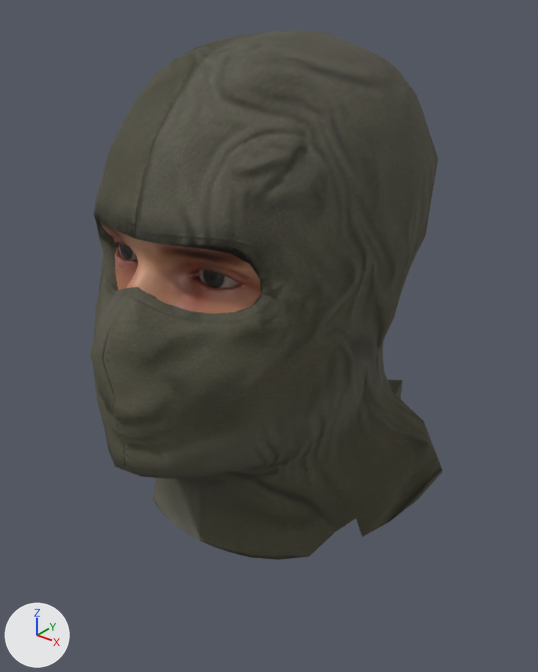
The glTF model public/assets/characters/wear/balaclava_3.glb: old version first, new version second.
Before and after are seen from a 50 mm lens placed at (0.32, -0.464, 2.02), pointed at (-0.003, -0.06, 1.769). The lights are fixed; the arrows at lower left show +X, +Y and +Z. The picture after the commit comes second. Vertices at exactly the same position are counted once.

In view in the first picture: 'wear'.
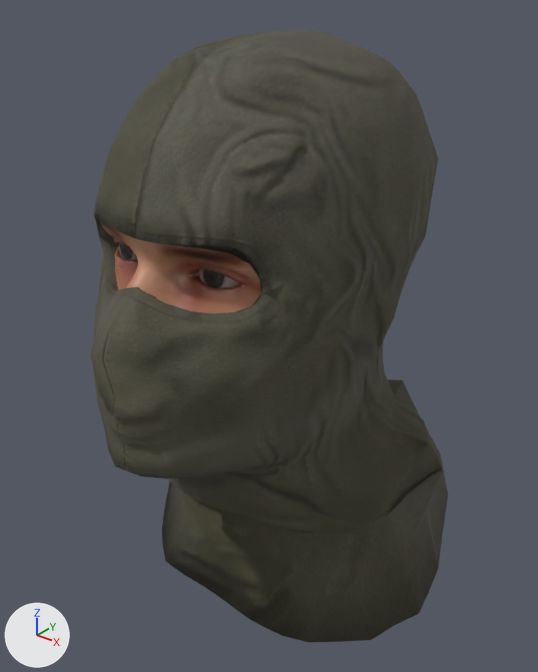
Pixel boxes [x1, y1, x2, y2] of what changed, in the pictures (538 x 672 px):
'wear', reshaped (15% taller)
    before: [90, 30, 442, 560]
    after: [90, 30, 448, 642]
part 1 of me_wear, built on
    before: [152, 380, 442, 560]
    after: [162, 381, 448, 642]

The change, as a diff of the scene's bpy script:
```diff
--- a/public/assets/characters/wear/balaclava_3.glb.py
+++ b/public/assets/characters/wear/balaclava_3.glb.py
@@ me_wear @@
 # used by ob_wear; location = (0.0, 0.0, 0.0)
-me_wear.from_pydata(...)  # 2995 vertices, 5772 faces; spans x -0.106..0.132, y -0.222..0.071, z 1.633..1.987
+me_wear.from_pydata(...)  # 3056 vertices, 5928 faces; spans x -0.131..0.146, y -0.222..0.107, z 1.533..1.987
+# me_wear part 1
+# 28 vertices are removed from x -0.097..0.127, y -0.151..0.059, z 1.633..1.667
+# 56 faces are deleted
+# 14 vertices move from x -0.077..0.114, y -0.15..-0.048, z 1.65..1.678 to x -0.075..0.112, y -0.138..-0.048, z 1.654..1.677
+# 89 vertices are added at x -0.131..0.146, y -0.121..0.107, z 1.533..1.671
+# 212 new faces join them, mat_wear_balaclava
+# other edits to the shape of me_wear do not show in these pictures
 me_wear.materials.append(mat_wear_balaclava)
```
